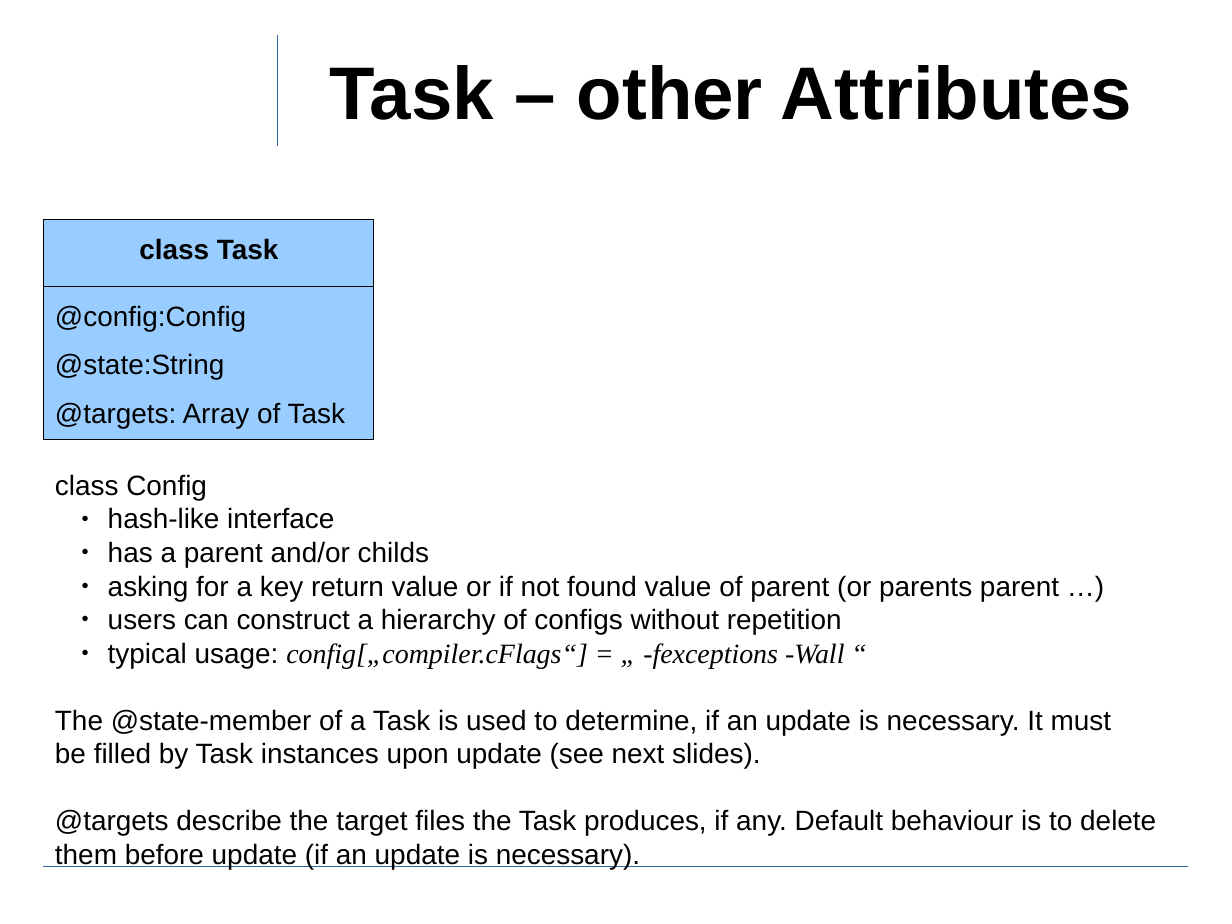
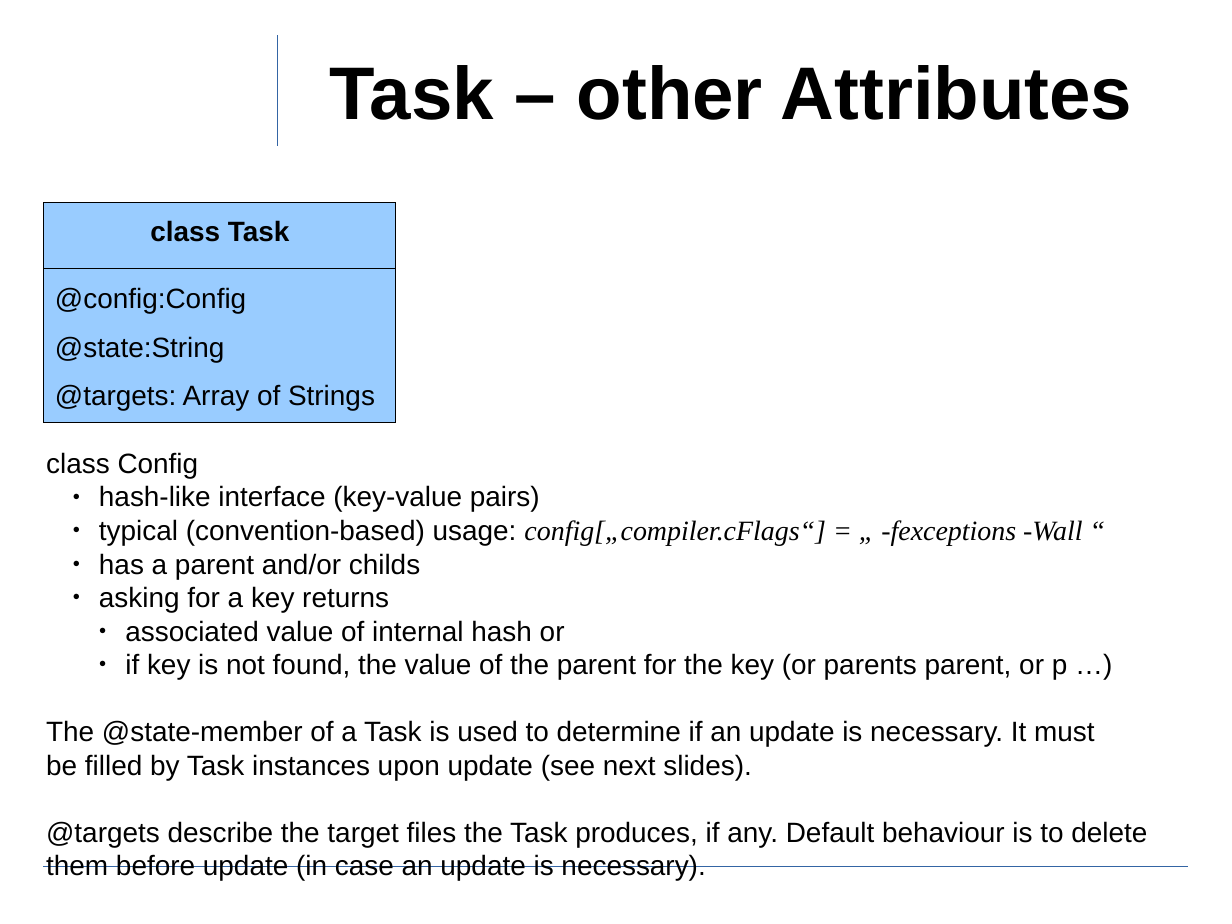
Before and after one commit to ewuenf/Makr, a slide deck: slide 8 of doc/concepts/Makr_Concepts.01.odp (slide 7 before the commit). Drawn at 1232x924 pixels with LibreOffice and Linux fonts; fonts in the diff are those of the drawing; background and template pictures are left out. Boxes give left, top, right and bottom in pixels: in the first picture for what was removed or moved away, otherwise in the second. Text is boxed around its words. In the diff, an @@ line names an element or a change of style, - is before the commit and + after.

```diff
--- a/doc/concepts/Makr_Concepts.01.odp
+++ b/doc/concepts/Makr_Concepts.01.odp
@@ rectangle "class Task": place and size @@
-rectangle "class Task" at [44, 220, 373, 440]
+rectangle "class Task" at [44, 202, 396, 423]
@@ line moved from (44, 286) - (375, 286) to (44, 268) - (396, 268) @@
@@ text in rectangle at [55, 384, 375, 410]: text changed @@
-@targets: Array of Task
+@targets: Array of Strings
@@ text "class Config": place and size @@
-text "class Config" at [55, 474, 1156, 869]
+text "class Config" at [46, 452, 1147, 876]
@@ text at [99, 485, 1082, 546]: text changed @@
-  ● hash-like interface
+  ● hash-like interface (key-value pairs)
+  ● typical (convention-based) usage: config[„compiler.cFlags“] = „ -fexceptions -Wall “
@@ text at [46, 586, 1095, 746]: text changed @@
-  ● asking for a key return value or if not found value of parent (or parents parent …)
-  ● users can construct a hierarchy of configs without repetition
-  ● typical usage: config[„compiler.cFlags“] = „ -fexceptions -Wall “
-The @state-member of a Task is used to determine, if an update is necessary. It must
+  ● asking for a key returns
+    ● associated value of internal hash or
+    ● if key is not found, the value of the parent for the key (or parents parent, or p …)
+The @state-member of a Task is used to determine if an update is necessary. It must
@@ text at [46, 854, 554, 876]: text changed @@
-them before update (if an update is necessary).
+them before update (in case an update is necessary).
```
Also in this commit, not shown: 7 other slides changed, 14 slides added.
